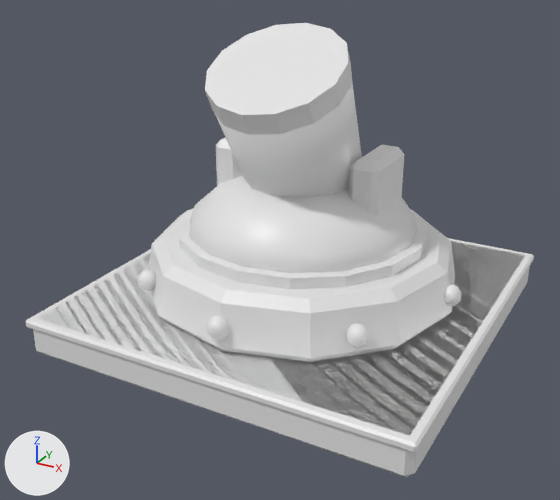
A saved change to the FBX model Assets/Game/Art/Stylized/Towers/SM_Tower_Mortar_2x2_01.fbx.
Rendered twice from a camera (50 mm lens) standing at (1.54, -3.01, 1.84) and looking at (-0.03, -0.16, 0.42). The axes (+X, +Y, +Z) are drawn at lower left. The lights are the same throughout. The older version comes first. Where no turn or scale is listed for an object, it has been applied to the vertices.

Objects in the first picture: 'SM_Tower_Mortar_2x2_01_Barrel', 'SM_Tower_Mortar_2x2_01_Base', 'SM_Tower_Mortar_2x2_01_Head'.
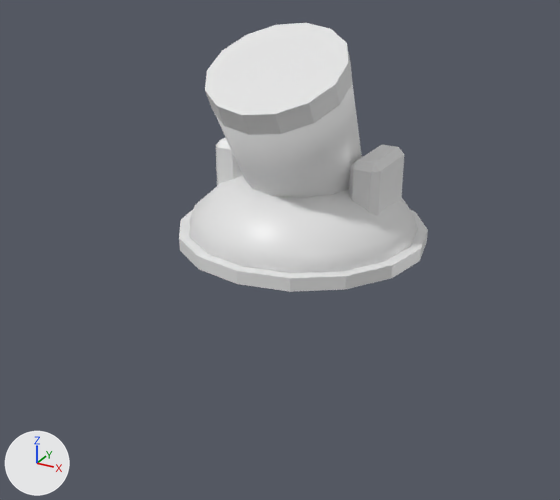
The newer file is also turned or shifted as a whole; pictures and numbers use the older file's frame.

Edits to the bpy script that builds the scene:
```text
Change ob_sm_tower_mortar_2x2_01_base:
    ob_sm_tower_mortar_2x2_01_base: bpy.data.objects.new('SM_Tower_Mortar_2x2_01_Base', me_sm_tower_mortar_2x2_01_base) -> bpy.data.objects.new('SM_Tower_Mortar_2x2_01_Base', None)
```

Location of each change, (x1, y1, x2, y2) in pixels of the pictures (560 x 500 px):
'SM_Tower_Mortar_2x2_01_Base', no longer drawn: before (26, 208, 534, 477)
